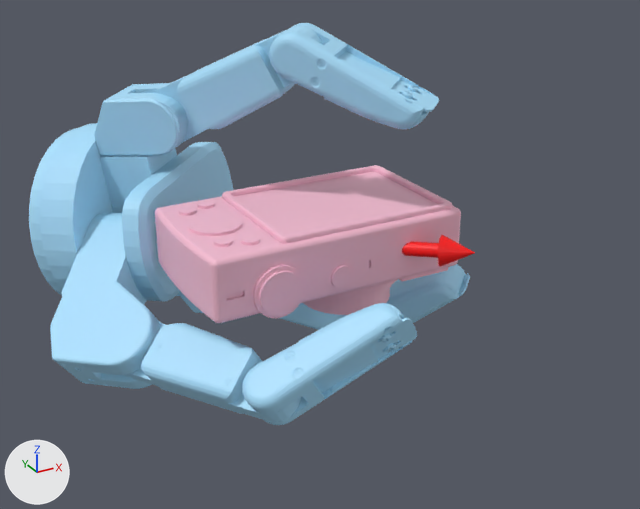
An edit to the glTF model static/assets/cond/Barrett/contactdb+camera/1.glb, drawn before and after from the same camera.
Rendered twice from a 50 mm lens placed at (-0.165, -0.307, 0.147), pointed at (0.01, 0.011, -0.012). The axes (+X, +Y, +Z) are drawn at lower left. The lights are the same throughout. Where no turn or scale is listed for an object, it has been applied to the vertices. Vertices at the same position are counted once.

Names of what the first picture shows: 'camera.stl', 'geometry_1', 'geometry_2'.
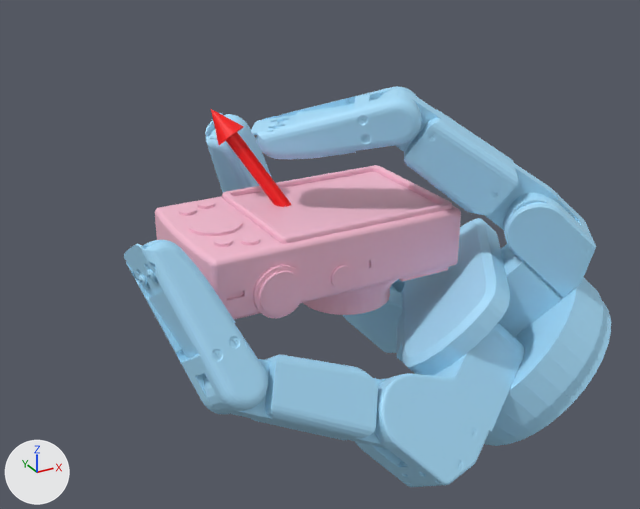
Patch to the scene script:
```diff
--- a/static/assets/cond/Barrett/contactdb+camera/1.glb.py
+++ b/static/assets/cond/Barrett/contactdb+camera/1.glb.py
@@ me_geometry_1 @@
 me_geometry_1.from_pydata(...)  # 8696 vertices, 17330 faces; spans x -0.109..0.081, y -0.068..0.13, z -0.074..0.089
 # used by ob_geometry_1; location = (0.0, 0.0, 0.0)
+# me_geometry_1 part 1: the loose piece of 347 vertices spanning x -0.102..0.002, y 0.03..0.13, z -0.053..0.037 is multiplied about its middle by the matrix ((-0.898, 0.133, 0.419), (-0.33, -0.834, -0.443), (0.291, -0.536, 0.793)), then moved by (0.119, -0.116, -0.035)
+# me_geometry_1 part 2: the loose piece of 211 vertices spanning x -0.068..-0.023, y 0.045..0.093, z 0.027..0.058 is multiplied about its middle by the matrix ((-0.898, 0.133, 0.419), (-0.33, -0.834, -0.443), (0.291, -0.536, 0.793)), then moved by (0.131, -0.119, -0.039)
+# me_geometry_1 part 3: the loose piece of 449 vertices spanning x -0.053..0.011, y 0.0..0.073, z 0.034..0.089 is multiplied about its middle by the matrix ((-0.965, 0.26, 0.03), (-0.261, -0.944, -0.2), (-0.024, -0.201, 0.979)), then moved by (0.078, -0.069, -0.028)
+# me_geometry_1 part 4: the loose piece of 1647 vertices spanning x -0.013..0.044, y -0.035..0.023, z 0.052..0.089 is multiplied about its middle by the matrix ((-0.964, 0.253, 0.076), (-0.264, -0.937, -0.23), (0.013, -0.241, 0.97)), then moved by (-0.004, 0.002, -0.019)
+# me_geometry_1 part 5: the loose piece of 925 vertices spanning x -0.109..-0.045, y -0.005..0.077, z -0.056..0.006 is multiplied about its middle by the matrix ((-0.641, 0.389, 0.662), (-0.47, -0.88, 0.063), (0.607, -0.271, 0.747)), then moved by (0.145, -0.024, -0.025)
+# me_geometry_1 part 6: the loose piece of 449 vertices spanning x -0.092..-0.031, y -0.057..0.026, z -0.05..-0.021 is multiplied about its middle by the matrix ((-0.619, 0.396, 0.678), (-0.497, -0.866, 0.051), (0.607, -0.306, 0.733)), then moved by (0.092, 0.063, 0.002)
+# me_geometry_1 part 7: the loose piece of 1647 vertices spanning x -0.054..0.011, y -0.068..-0.035, z -0.05..-0.003 is multiplied about its middle by the matrix ((-0.648, 0.386, 0.656), (-0.46, -0.885, 0.067), (0.607, -0.258, 0.752)), then moved by (0.019, 0.113, 0.035)
+# me_geometry_1 part 8: the loose piece of 925 vertices spanning x -0.044..0.018, y 0.059..0.11, z -0.069..0.01 is multiplied about its middle by the matrix ((-0.5, 0.515, 0.696), (-0.46, -0.839, 0.29), (0.733, -0.176, 0.657)), then moved by (0.037, -0.147, -0.015)
+# me_geometry_1 part 9: the loose piece of 449 vertices spanning x -0.014..0.058, y 0.019..0.092, z -0.073..-0.036 is multiplied about its middle by the matrix ((-0.542, 0.596, 0.593), (-0.513, -0.793, 0.328), (0.665, -0.127, 0.736)), then moved by (-0.05, -0.12, 0.021)
+# me_geometry_1 part 10: the loose piece of 1647 vertices spanning x 0.035..0.081, y -0.017..0.042, z -0.074..-0.025 is multiplied about its middle by the matrix ((-0.555, 0.625, 0.549), (-0.535, -0.773, 0.34), (0.637, -0.105, 0.764)), then moved by (-0.13, -0.061, 0.049)
 me_geometry_1.materials.append(mat_defaultmaterial_001)
@@ me_geometry_2 @@
 me_geometry_2.from_pydata(...)  # 75 vertices, 144 faces; spans x -0.0022..0.0467, y -0.0519..0.002, z -0.003..0.0107
 # used by ob_geometry_2; location = (0.0, 0.0, 0.0)
+# me_geometry_2 part 11: the whole mesh is multiplied about the mesh origin by the matrix ((0.191, 0.803, 0.565), (-0.03, -0.571, 0.821), (0.981, -0.174, -0.085))
 me_geometry_2.materials.append(mat_defaultmaterial_002)
```

Where the change shows, as pixel boxes (x1, y1, x2, y2) in the pictures (640 x 509 px; the box of a moved part takes in the faces that stretch with it):
'geometry_1', reshaped (10% wider): before (29, 23, 470, 425); after (124, 86, 611, 487)
'geometry_2', reshaped: before (402, 235, 475, 267); after (211, 109, 291, 207)
part 1 of me_geometry_1, moved or reshaped: before (29, 123, 233, 302); after (397, 218, 611, 446)
part 2 of me_geometry_1, moved or reshaped: before (94, 83, 187, 156); after (503, 188, 596, 298)
part 3 of me_geometry_1, moved or reshaped: before (152, 26, 323, 143); after (378, 89, 561, 229)
part 4 of me_geometry_1, moved or reshaped: before (269, 23, 439, 129); after (251, 86, 421, 159)
part 5 of me_geometry_1, moved or reshaped: before (50, 213, 161, 389); after (343, 279, 406, 353)
part 6 of me_geometry_1, moved or reshaped: before (123, 322, 301, 422); after (390, 285, 397, 291)
part 7 of me_geometry_1, moved or reshaped: before (242, 303, 417, 425); after (205, 113, 272, 192)
part 8 of me_geometry_1, moved or reshaped: before (180, 296, 203, 313); after (355, 323, 524, 487)
part 9 of me_geometry_1, moved or reshaped: before (279, 303, 347, 330); after (205, 354, 385, 448)
part 10 of me_geometry_1, moved or reshaped: before (387, 264, 470, 323); after (124, 240, 268, 415)
